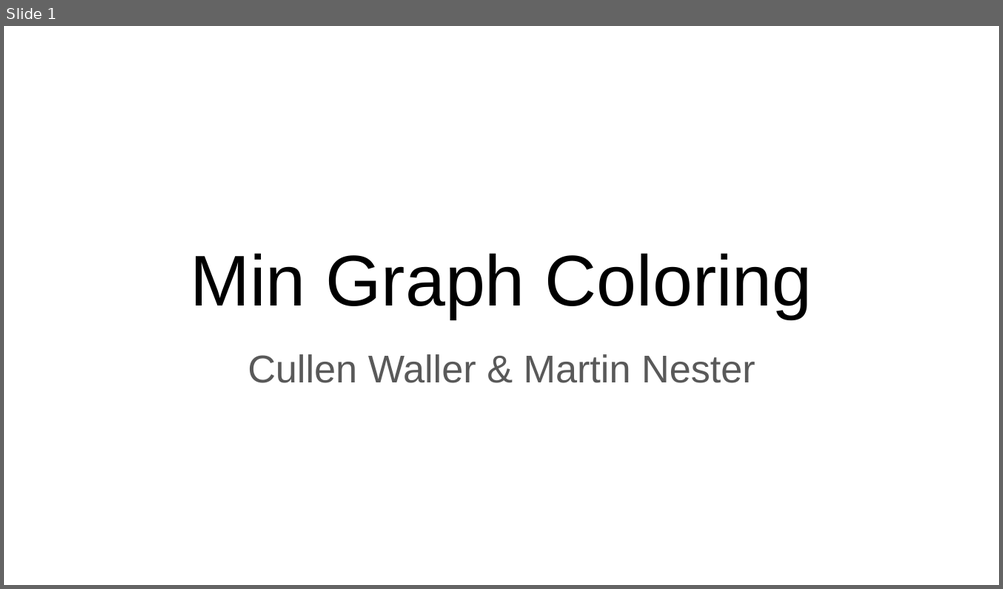
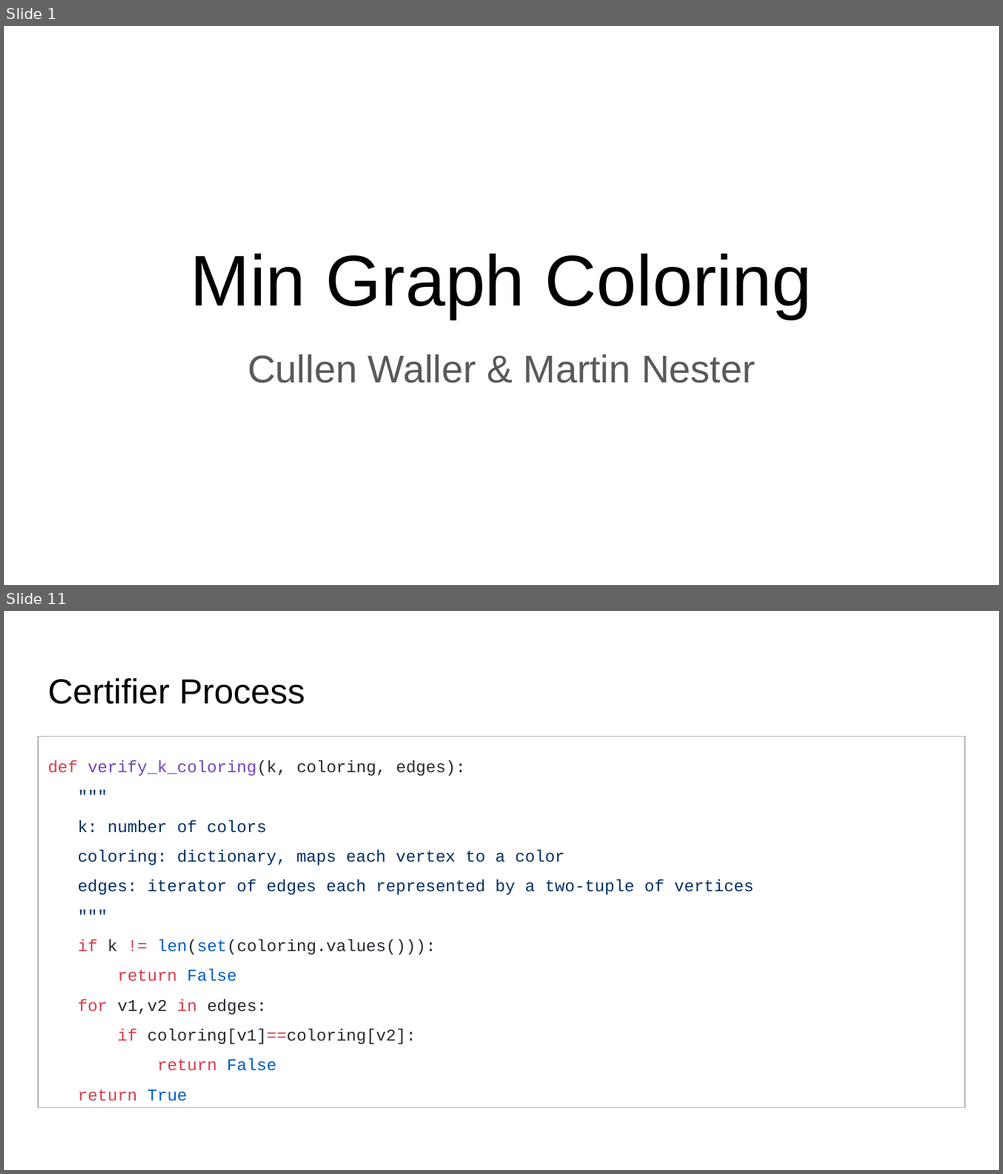
Before and after one commit to wallercullen/NP-complete-project, a slide deck: presentations/problem_presentation.pptx. Shown one above the other, each under a label of ours: slide 1 before the commit, slides 1 and 11 after it; the slides between them are not shown. The pictures are 1003x589 and 1003x1174 pixels, drawn with LibreOffice and Linux fonts; fonts in the diff are those of the drawing. Boxes give left, top, right and bottom in pixels: in the first picture for what was removed or moved away, otherwise in the second. Text is boxed around its words. In the diff, an @@ line names an element or a change of style, - is before the commit and + after.

```diff
--- a/presentations/problem_presentation.pptx
+++ b/presentations/problem_presentation.pptx
@@ slide 11 added at (4,611,999,1170), background #FFFFFF @@
@@ title added at (48,678,305,704), 25.2 pt, text #000000 @@
+Certifier Process
@@ text added at (38,736,965,1108), outline #B7B7B7 0.75 pt, 12 pt, text #032F62 @@
+def verify_k_coloring(k, coloring, edges):
+"""
+k: number of colors
+coloring: dictionary, maps each vertex to a color
+edges: iterator of edges each represented by a two-tuple of vertices
+"""
+if k != len(set(coloring.values())):
+return False
+for v1,v2 in edges:
+if coloring[v1]==coloring[v2]:
+return False
+return True
```
Also in this commit, not shown: 2 slides changed, 9 other slides added, 2 slides removed.
